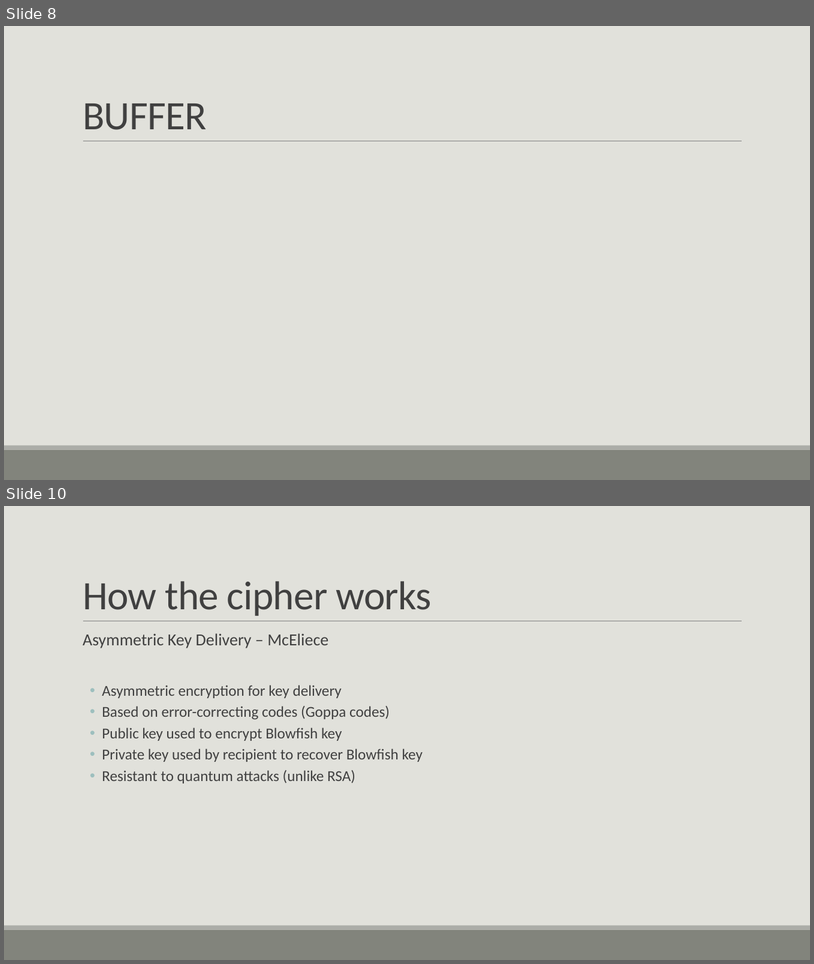
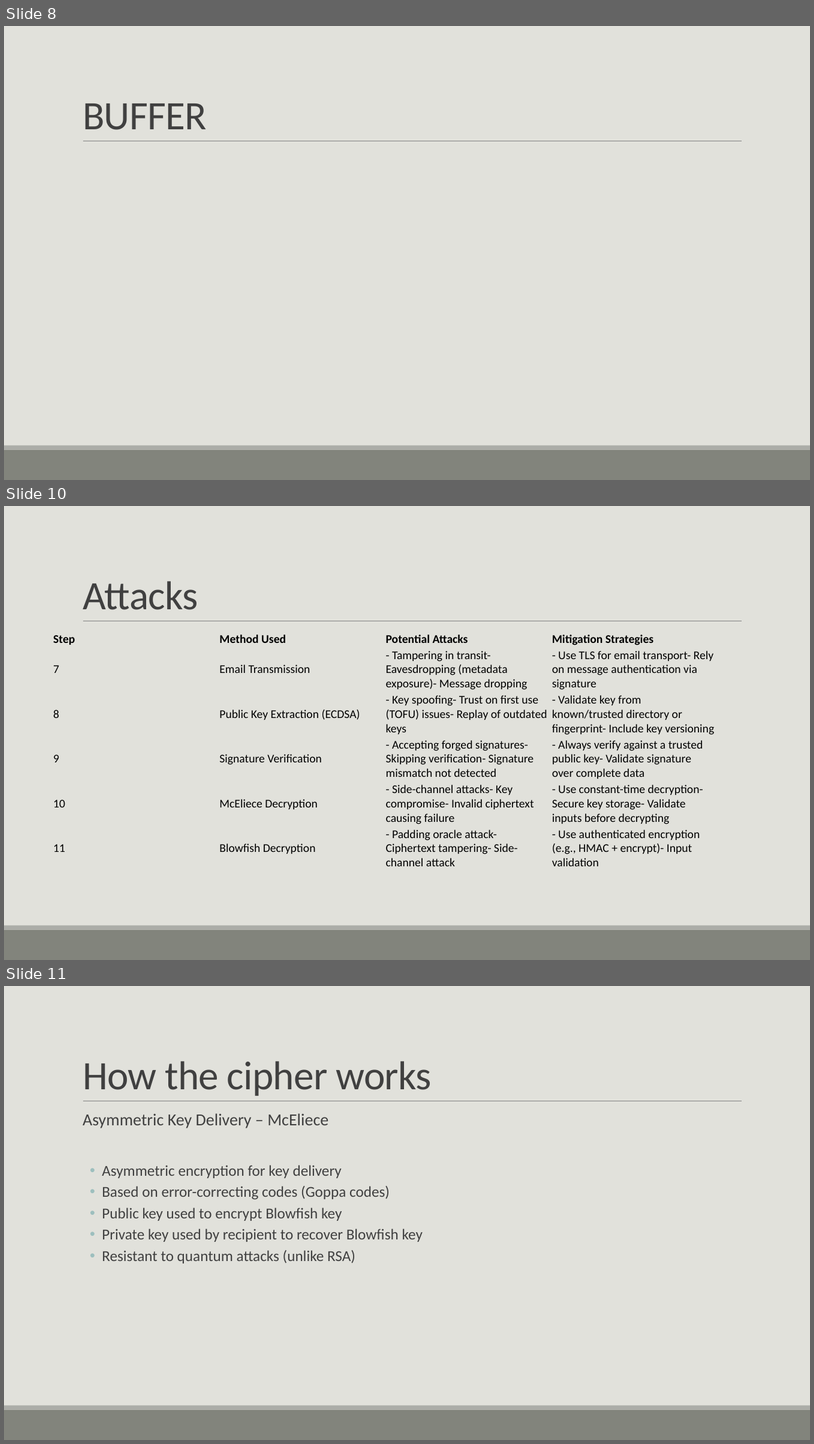
Before and after one commit to ShlomiFridman/CryptoProject2025, a slide deck: CryptoPresentation_Omer.pptx. Shown one above the other, each under a label of ours: slides 8 and 10 before the commit, slides 8, 10 and 11 after it; the slides between them are not shown. The pictures are 814x964 and 814x1444 pixels, drawn with LibreOffice and Linux fonts; fonts in the diff are those of the drawing. Boxes give left, top, right and bottom in pixels: in the first picture for what was removed or moved away, otherwise in the second. Text is boxed around its words. In the diff, an @@ line names an element or a change of style, - is before the commit and + after.

Commit message:
added attacks

```diff
--- a/CryptoPresentation_Omer.pptx
+++ b/CryptoPresentation_Omer.pptx
@@ slide 10 added at <box>4,506,810,960</box>, background #E1E1DB; not listed: 3 template elements that a slide beside it also shows @@
@@ title added at <box>83,581,198,610</box>, 48 pt, text #404040 @@
+Attacks
@@ table added at <box>52,631,717,881</box>, 6 rows, 4 columns @@
+Step | Method Used | Potential Attacks | Mitigation Strategies
+7 | Email Transmission | - Tampering in transit- Eavesdropping (metadata exposure)- Message dropping | - Use TLS for email transport- Rely on message authentication via signature
+8 | Public Key Extraction (ECDSA) | - Key spoofing- Trust on first use (TOFU) issues- Replay of outdated keys | - Validate key from known/trusted directory or fingerprint- Include key versioning
+9 | Signature Verification | - Accepting forged signatures- Skipping verification- Signature mismatch not detected | - Always verify against a trusted public key- Validate signature over complete data
+10 | McEliece Decryption | - Side-channel attacks- Key compromise- Invalid ciphertext causing failure | - Use constant-time decryption- Secure key storage- Validate inputs before decrypting
+11 | Blowfish Decryption | - Padding oracle attack- Ciphertext tampering- Side-channel attack | - Use authenticated encryption (e.g., HMAC + encrypt)- Input validation
@@ what was slide 10 is now slide 11 @@
```
Also in this commit, not shown: 1 other slide added, 1 slide removed.
